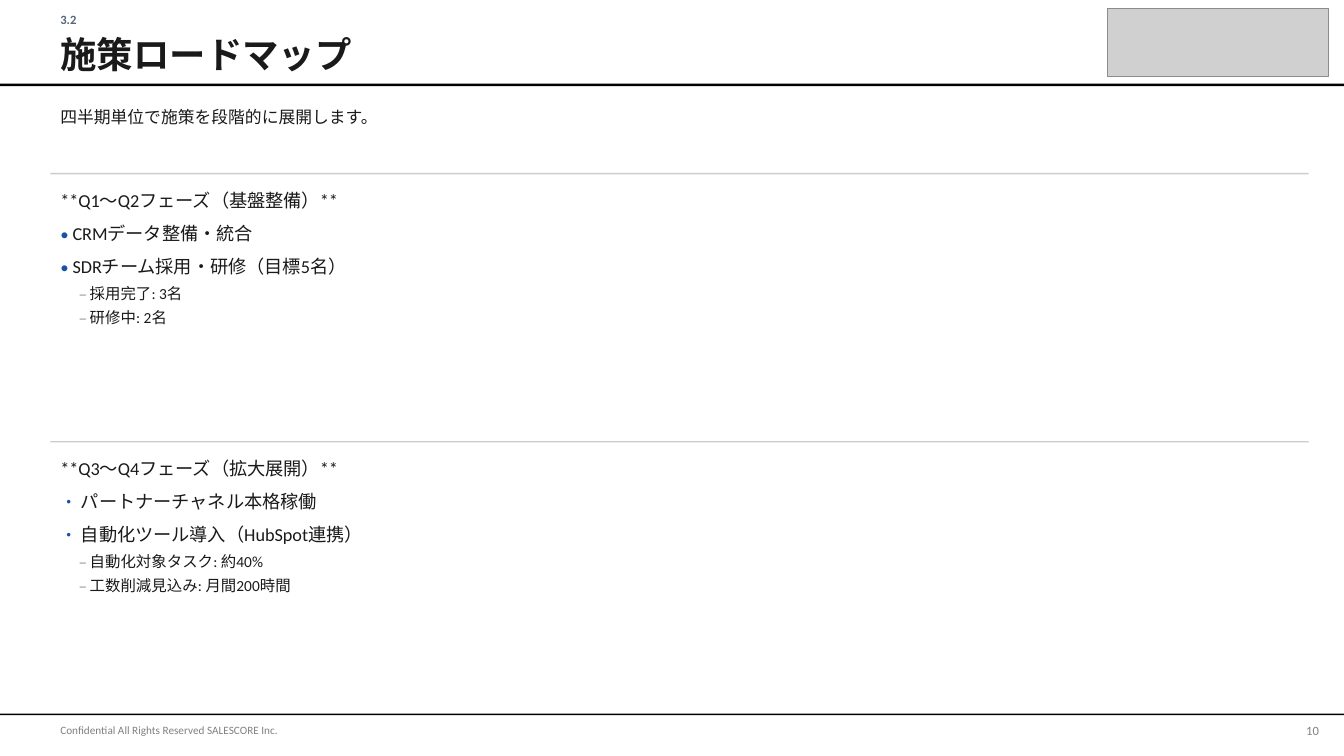
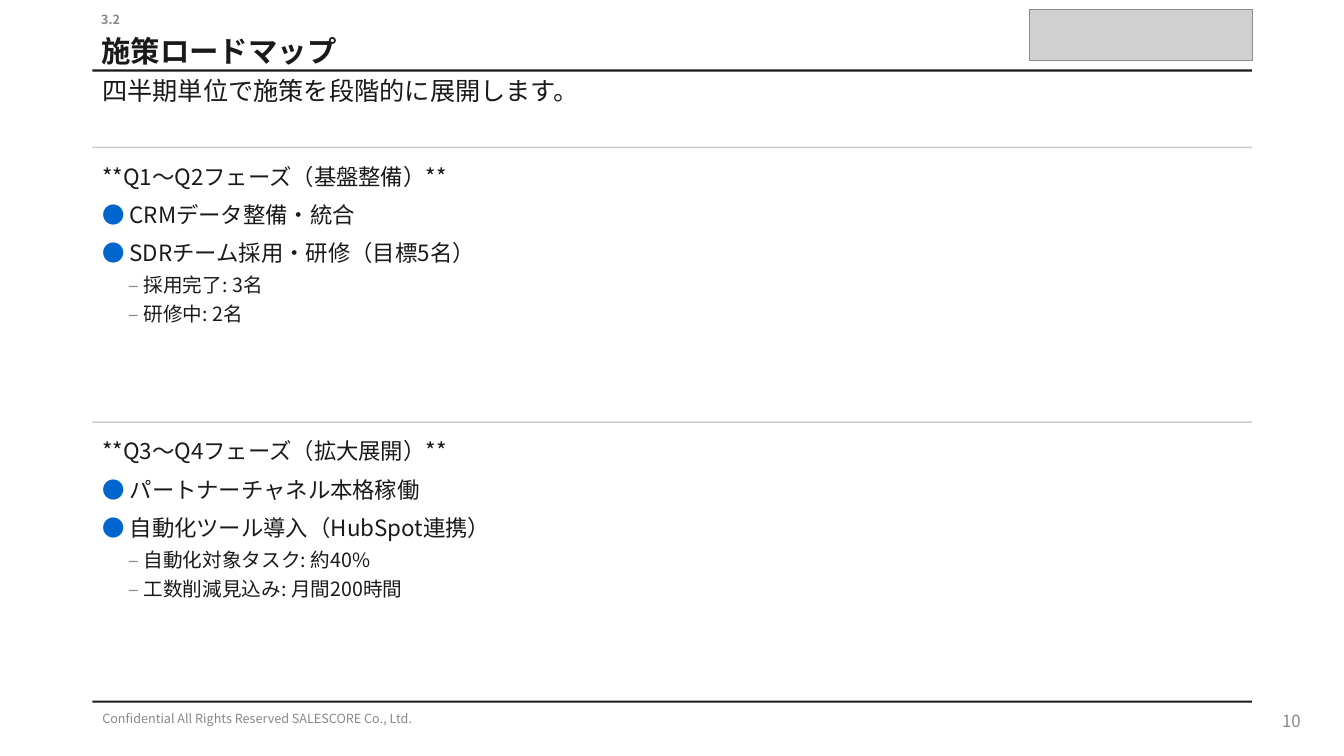
Before and after one commit to shintanagami-netizen/-, a slide deck: slide 10 of demo_sample.pptx. Drawn at 1344x756 pixels with LibreOffice and Linux fonts; fonts in the diff are those of the drawing; grey boxes stand for pictures. Boxes give left, top, right and bottom in pixels: in the first picture for what was removed or moved away, otherwise in the second. Text is boxed around its words. In the diff, an @@ line names an element or a change of style, - is before the commit and + after.

```diff
--- a/demo_sample.pptx
+++ b/demo_sample.pptx
@@ text "3.2": place and size @@
-text "3.2" at bbox=[60, 16, 76, 24]
+text "3.2" at bbox=[101, 14, 120, 24]
@@ text "3.2" at bbox=[101, 14, 120, 24]: font Calibri to Noto Sans CJK JP, text colour #55657A to #888888 @@
@@ text "施策ロードマップ": place and size @@
-text "施策ロードマップ" at bbox=[60, 37, 351, 72]
+text "施策ロードマップ" at bbox=[101, 37, 336, 70]
@@ text "施策ロードマップ" at bbox=[101, 37, 336, 70]: size 26 to 21 pt, font Calibri to Noto Sans CJK JP @@
@@ picture: place and size @@
-picture at bbox=[1107, 8, 1329, 77]
+picture at bbox=[1029, 9, 1252, 60]
@@ text "四半期単位で施策を段階的に展開します。": place and size @@
-text "四半期単位で施策を段階的に展開します。" at bbox=[60, 109, 377, 125]
+text "四半期単位で施策を段階的に展開します。" at bbox=[102, 78, 578, 102]
@@ text "四半期単位で施策を段階的に展開します。" at bbox=[102, 78, 578, 102]: size 12 to 18 pt, font Calibri to Noto Sans CJK JP @@
@@ rectangle at bbox=[93, 70, 1252, 72]: fill #000000 to #1A1A1A @@
@@ rectangle: place and size @@
-rectangle at bbox=[0, 84, 1344, 87]
+rectangle at bbox=[93, 70, 1252, 72]
@@ rectangle: place and size @@
-rectangle at bbox=[50, 173, 1309, 174]
+rectangle at bbox=[93, 147, 1252, 148]
@@ text "**Q1〜Q2フェーズ（基盤整備）**": place and size @@
-text "**Q1〜Q2フェーズ（基盤整備）**" at bbox=[60, 192, 347, 324]
+text "**Q1〜Q2フェーズ（基盤整備）**" at bbox=[102, 166, 475, 323]
@@ text at bbox=[102, 166, 446, 323]: size 13 to 16 pt in "**Q1〜Q2フェーズ（基盤整備）**"; font Calibri to Noto Sans CJK JP in "**Q1〜Q2フェーズ（基盤整備）**", "– 採用完了: 3名", "– 研修中: 2名"; size 10 to 14 pt, text colour #808080 to #888888 in "–", "–"; size 11 to 14 pt in "採用完了: 3名", "研修中: 2名" @@
@@ text at bbox=[130, 204, 475, 263]: text changed; size 13 to 16 pt; font Calibri to Noto Sans CJK JP @@
-• CRMデータ整備・統合
-• SDRチーム採用・研修（目標5名）
+● CRMデータ整備・統合
+● SDRチーム採用・研修（目標5名）
@@ text "**Q3〜Q4フェーズ（拡大展開）**": place and size @@
-text "**Q3〜Q4フェーズ（拡大展開）**" at bbox=[60, 460, 363, 593]
+text "**Q3〜Q4フェーズ（拡大展開）**" at bbox=[102, 440, 491, 598]
@@ rectangle: place and size @@
-rectangle at bbox=[50, 442, 1309, 443]
+rectangle at bbox=[93, 421, 1252, 422]
@@ text at bbox=[102, 440, 446, 598]: size 13 to 16 pt in "**Q3〜Q4フェーズ（拡大展開）**"; font Calibri to Noto Sans CJK JP in "**Q3〜Q4フェーズ（拡大展開）**", "– 自動化対象タスク: 約40%", "– 工数削減見込み: 月間200時間"; size 10 to 14 pt, text colour #808080 to #888888 in "–", "–"; size 11 to 14 pt in "自動化対象タスク: 約40%", "工数削減見込み: 月間200時間" @@
@@ text at bbox=[130, 479, 491, 541]: text changed; size 13 to 16 pt; font Calibri to Noto Sans CJK JP @@
-• パートナーチャネル本格稼働
-• 自動化ツール導入（HubSpot連携）
+● パートナーチャネル本格稼働
+● 自動化ツール導入（HubSpot連携）
@@ rectangle: place and size @@
-rectangle at bbox=[0, 714, 1344, 716]
+rectangle at bbox=[93, 701, 1252, 703]
@@ rectangle at bbox=[93, 701, 1252, 703]: fill #000000 to #1A1A1A @@
@@ text at bbox=[102, 713, 412, 726]: text changed; size 8 to 9 pt; font Calibri to Noto Sans CJK JP; text colour #808080 to #888888 @@
-Confidential All Rights Reserved SALESCORE Inc.
+Confidential All Rights Reserved SALESCORE Co., Ltd.
@@ text "10": place and size @@
-text "10" at bbox=[1306, 727, 1319, 735]
+text "10" at bbox=[1282, 714, 1301, 727]
@@ text "10" at bbox=[1282, 714, 1301, 727]: size 9 to 12 pt, font Calibri to Noto Sans CJK JP, text colour #808080 to #888888 @@
```
Also in this commit, not shown: 16 other slides changed, 2 other files.
